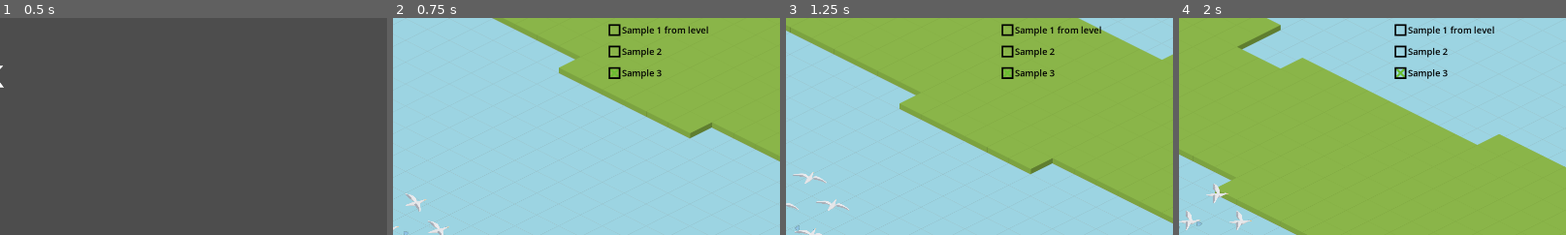
Above: before the commit, frames 1-4 (left to right).
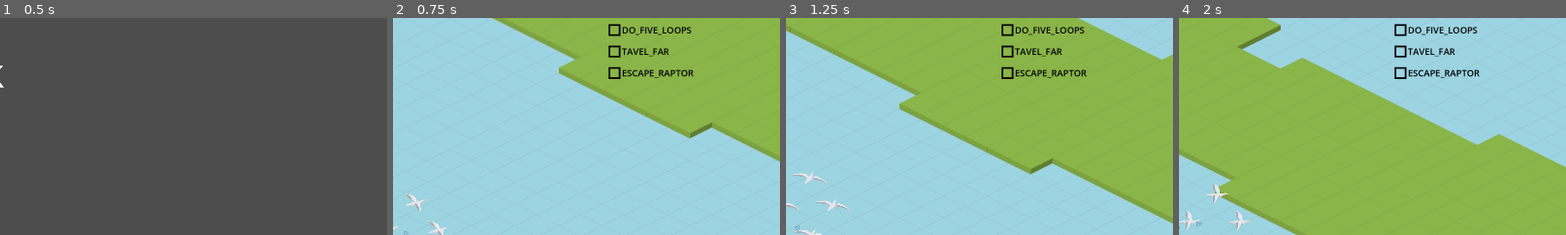
Above: after the commit, the same moments.

Repository: namatoj/nordicgamejam2024_seagull
Game: Godot game, scene res://scenes/title_screen.tscn
Two runs of this game, one before a commit and one after it. Both use one fixed random seed, a clock stepped at 60 frames per second and the inputs below.
Inputs (mouse positions are % of the whole screen's width and height, from its top left):
- Up to frame 1 (0.5 s): no input
- Up to frame 2 (0.75 s): click "Start" at 0.5 s
- Up to frame 3 (1.25 s): no input
- Up to frame 4 (2 s): move the mouse to (72, 45) at 1.27 s; tap Space (Action) at 1.35 s
The pictures show only the part of the screen within x 50-100%, y 0-50%; the shares and areas given below are measured in that part.

Frame 1 is identical in both runs. In frame 2, 1.2% of the frame differs, in the area x 56-82%, y 3-29%; in frame 3, 1.2%; in frame 4, 1.3%.

Commit message:
React to reached goal

Diff:
--- a/entities/raptor/raptor.gd
+++ b/entities/raptor/raptor.gd
@@ -1,5 +1,6 @@
 class_name Raptor
 extends Node2D
+signal escaped_raptor
 
 @onready var animation_manager : AnimationManager = $AnimationManager
 @onready var flight_manager : FlightManager = $FlightManager
@@ -99,3 +100,8 @@
 		set_state(State.Chasing)
 	else:
 		set_state(State.Roaming)
+
+
+func _on_detection_radius_body_exited(body):
+	if body.is_in_group('seagulls'):
+		escaped_raptor.emit()
--- a/entities/raptor/raptor.tscn
+++ b/entities/raptor/raptor.tscn
@@ -30,5 +30,7 @@
 
 [node name="RayCast2D" type="RayCast2D" parent="."]
 
+[connection signal="area_exited" from="DetectionRadius" to="." method="_on_detection_radius_area_exited"]
 [connection signal="body_entered" from="DetectionRadius" to="." method="_on_body_enters_detection_radius"]
+[connection signal="body_exited" from="DetectionRadius" to="." method="_on_detection_radius_body_exited"]
 [connection signal="body_entered" from="HurtBox" to="." method="_on_hurt_box_body_entered"]
--- a/entities/seagull/player_flock.gd
+++ b/entities/seagull/player_flock.gd
@@ -2,6 +2,8 @@
 
 signal place_marker(position, rotation)
 signal game_over
+signal seven_seagulls_in_flock
+signal flock_travelled_far
 
 @onready var seagulls : Node2D = $Seagulls
 @onready var raycast: RayCast2D = $RayCast2D
@@ -15,10 +17,13 @@
 var target = Vector2.ZERO
 
 var last_trail_marker_pos = Vector2.ZERO
+var last_position = Vector2.ZERO
+var accumulated_distance = 0.0
 
 # Called when the node enters the scene tree for the first time.
 func _ready():
 	last_trail_marker_pos = position
+	last_position = position
 	update_flock_center()
 	flight_manager.target_pos = target
 
@@ -32,9 +37,12 @@
 
 	update_seagulls()
 	update_flock_center()
+	update_distance_travelled()
 
 	if should_add_trail_marker():
 		place_marker.emit(position, rotation_radians)
+
+
 
 func should_add_trail_marker():
 	if last_trail_marker_pos.distance_to(position) > distance_between_markers:
@@ -46,6 +54,9 @@
 	if seagulls.get_child_count() == 0:
 		game_over.emit()
 		return
+	if seagulls.get_child_count() == 7:
+		seven_seagulls_in_flock.emit()
+
 	for seagull in seagulls.get_children():
 		seagull.look_towards(rotation_radians)
 
@@ -60,6 +71,7 @@
 			var new_seagull = preload("res://entities/seagull/seagull.tscn").instantiate()
 			new_seagull.position = new_pos
 			seagulls.add_child(new_seagull)
+			new_seagull.add_to_group("seagulls")
 			placed = true
 		retries -= 1
 	if not placed:
@@ -77,6 +89,12 @@
 	for seagull in seagulls.get_children():
 		center += seagull.position
 	flock_center.position = center / max(count, 1)  # Avoid division by zero
+
+func update_distance_travelled():
+	accumulated_distance += last_position.distance_to(position)
+	last_position = position
+	if accumulated_distance >= 5000:
+		flock_travelled_far.emit()
 
 func get_speed():
 	var speed = Vector2(flight_manager.speed, 0).rotated(rotation_radians)
--- a/entities/seagull/player_flock.tscn
+++ b/entities/seagull/player_flock.tscn
@@ -1,7 +1,8 @@
-[gd_scene load_steps=4 format=3 uid="uid://c424xis6gej4s"]
+[gd_scene load_steps=5 format=3 uid="uid://c424xis6gej4s"]
 
 [ext_resource type="Script" path="res://entities/seagull/player_flock.gd" id="1_brghv"]
 [ext_resource type="PackedScene" uid="uid://b4cqwo2ebvhwp" path="res://entities/seagull/seagull.tscn" id="2_ft5c6"]
+[ext_resource type="Script" path="res://entities/seagull/FlockCenter.gd" id="3_bw7x5"]
 [ext_resource type="PackedScene" uid="uid://bk2ta1wj1xsh7" path="res://scenes/flight_manager.tscn" id="3_fxly1"]
 
 [node name="Player Flock" type="Node2D"]
@@ -10,21 +11,22 @@
 
 [node name="Seagulls" type="Node2D" parent="."]
 
-[node name="Seagull4" parent="Seagulls" instance=ExtResource("2_ft5c6")]
+[node name="Seagull4" parent="Seagulls" groups=["seagulls"] instance=ExtResource("2_ft5c6")]
 position = Vector2(14, -79)
 
-[node name="Seagull" parent="Seagulls" instance=ExtResource("2_ft5c6")]
+[node name="Seagull" parent="Seagulls" groups=["seagulls"] instance=ExtResource("2_ft5c6")]
 position = Vector2(-68, 1)
 
-[node name="Seagull2" parent="Seagulls" instance=ExtResource("2_ft5c6")]
+[node name="Seagull2" parent="Seagulls" groups=["seagulls"] instance=ExtResource("2_ft5c6")]
 position = Vector2(82, 2)
 
-[node name="Seagull3" parent="Seagulls" instance=ExtResource("2_ft5c6")]
+[node name="Seagull3" parent="Seagulls" groups=["seagulls"] instance=ExtResource("2_ft5c6")]
 position = Vector2(20, 90)
 
 [node name="RayCast2D" type="RayCast2D" parent="."]
 
 [node name="FlockCenter" type="Marker2D" parent="."]
+script = ExtResource("3_bw7x5")
 
 [node name="FlightManager" parent="." instance=ExtResource("3_fxly1")]
 
--- a/scenes/GoalContainer.gd
+++ b/scenes/GoalContainer.gd
@@ -11,9 +11,12 @@
 
 # Called every frame. 'delta' is the elapsed time since the previous frame.
 func _process(delta):
-	$Goal1.checked = currentGoals[0][0]
-	$Goal1.text = currentGoals[0][1]
-	$Goal2.checked = currentGoals[1][0]
-	$Goal2.text = currentGoals[1][1]
-	$Goal3.checked = currentGoals[2][0]
-	$Goal3.text = currentGoals[2][1]
+	var i = 0
+	var goals = [
+		$Goal1, $Goal2, $Goal3
+	]
+
+	for key in currentGoals:
+		goals[i].checked = currentGoals[key]
+		goals[i].text = key
+		i += 1
--- a/scenes/level_1.tscn
+++ b/scenes/level_1.tscn
@@ -63,6 +63,9 @@
 
 [node name="HUD" parent="." instance=ExtResource("8_p2l40")]
 
+[connection signal="flock_travelled_far" from="Player Flock" to="." method="_on_player_flock_flock_travelled_far"]
 [connection signal="game_over" from="Player Flock" to="." method="_on_player_flock_game_over"]
 [connection signal="place_marker" from="Player Flock" to="." method="_on_player_flock_place_marker"]
+[connection signal="seven_seagulls_in_flock" from="Player Flock" to="." method="_on_player_flock_seven_seagulls_in_flock"]
+[connection signal="escaped_raptor" from="Raptor" to="." method="_on_raptor_escaped_raptor"]
 [connection signal="body_entered" from="Area2D" to="Area2D" method="_on_body_entered"]
--- a/scripts/level_1.gd
+++ b/scripts/level_1.gd
@@ -6,17 +6,35 @@
 var trail_markers = []
 var first_marker_in_loop_index = -1
 var last_marker_in_loop_index = -1
+var total_number_of_loops = 0
 
-var currentGoals = []
+enum Goal {
+	GROW_THE_FLOCK_TO_7,
+	TAVEL_FAR,
+	ESCAPE_RAPTOR,
+	DO_FIVE_LOOPS,
+}
+
+var easy_goals = [
+	Goal.GROW_THE_FLOCK_TO_7,
+	Goal.DO_FIVE_LOOPS
+]
+var medium_goals = [
+	Goal.TAVEL_FAR
+]
+var hard_goals = [
+	Goal.ESCAPE_RAPTOR
+]
+var currentGoals = {
+	Goal.keys()[easy_goals[1]]: false,
+	Goal.keys()[medium_goals[0]]: false,
+	Goal.keys()[hard_goals[0]]: false
+}
 
 # Called when the node enters the scene tree for the first time.
 func _ready():
-	currentGoals = [
-		[false, 'Sample 1 from level'],
-		[false, 'Sample 2'],
-		[true, 'Sample 3']
-	]
 	$HUD.get_child(0).currentGoals = currentGoals
+
 
 
 # Called every frame. 'delta' is the elapsed time since the previous frame.
@@ -35,6 +53,13 @@
 		for trail_marker in trail_markers:
 			trail_marker.queue_free()
 		trail_markers.clear()
+
+		total_number_of_loops += 1
+
+		if total_number_of_loops >= 5:
+			_on_many_loops_goal()
+
+
 
 func trail_has_loop():
 	for i in len(trail_markers) - 1:
@@ -67,3 +92,23 @@
 
 func _on_player_flock_game_over():
 	get_tree().change_scene_to_file("res://scenes/game_over_screen.tscn")
+
+
+func _on_player_flock_seven_seagulls_in_flock():
+	handle_reached_goal(Goal.GROW_THE_FLOCK_TO_7)
+
+func _on_player_flock_flock_travelled_far():
+	handle_reached_goal(Goal.TAVEL_FAR)
+
+func _on_many_loops_goal():
+	handle_reached_goal(Goal.DO_FIVE_LOOPS)
+
+func _on_raptor_escaped_raptor():
+	handle_reached_goal(Goal.ESCAPE_RAPTOR)
+
+
+func handle_reached_goal(goal):
+	var reached_goal = Goal.keys()[goal]
+	if reached_goal in currentGoals:
+		currentGoals[reached_goal] = true
+		$HUD.get_child(0).currentGoals = currentGoals
Not shown, added: art/sitting_seagull/sitting_seagull_0.png.import
Not shown, added: art/sitting_seagull/sitting_seagull_1.png.import
Not shown, added: art/sitting_seagull/sitting_seagull_10.png.import
Not shown, added: art/sitting_seagull/sitting_seagull_11.png.import
Not shown, added: art/sitting_seagull/sitting_seagull_12.png.import
Not shown, added: art/sitting_seagull/sitting_seagull_13.png.import
Not shown, added: art/sitting_seagull/sitting_seagull_14.png.import
Not shown, added: art/sitting_seagull/sitting_seagull_15.png.import
Not shown, added: art/sitting_seagull/sitting_seagull_2.png.import
Not shown, added: art/sitting_seagull/sitting_seagull_3.png.import
Not shown, added: art/sitting_seagull/sitting_seagull_4.png.import
Not shown, added: art/sitting_seagull/sitting_seagull_5.png.import
(and 14 more such lines)
